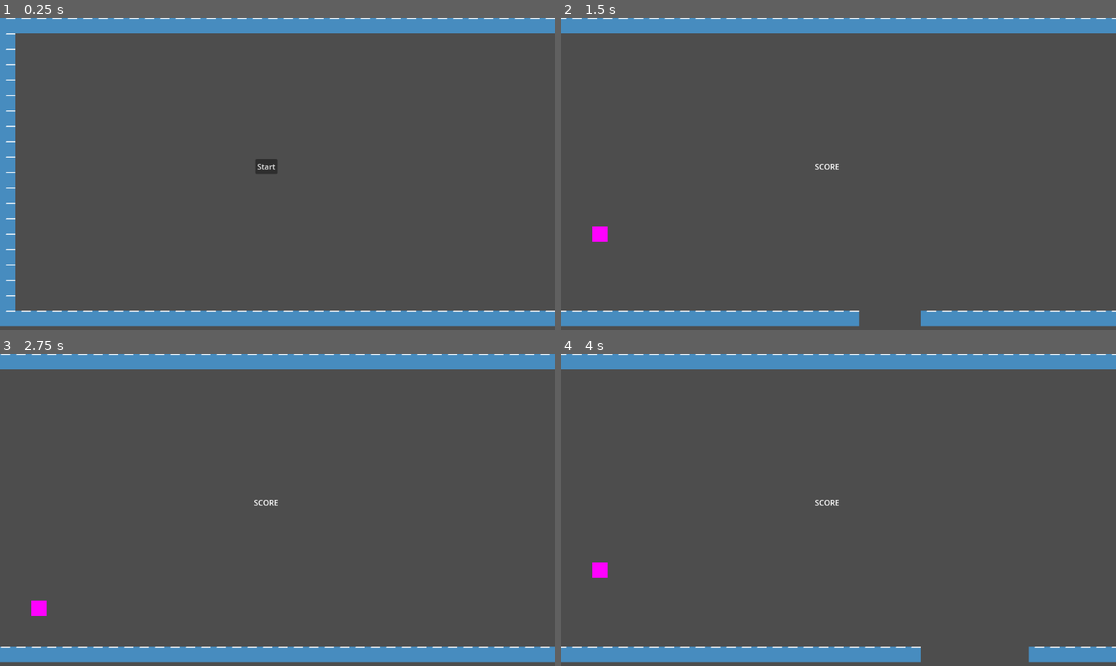
Above: before the commit, frames 1-4 (two rows, left to right).
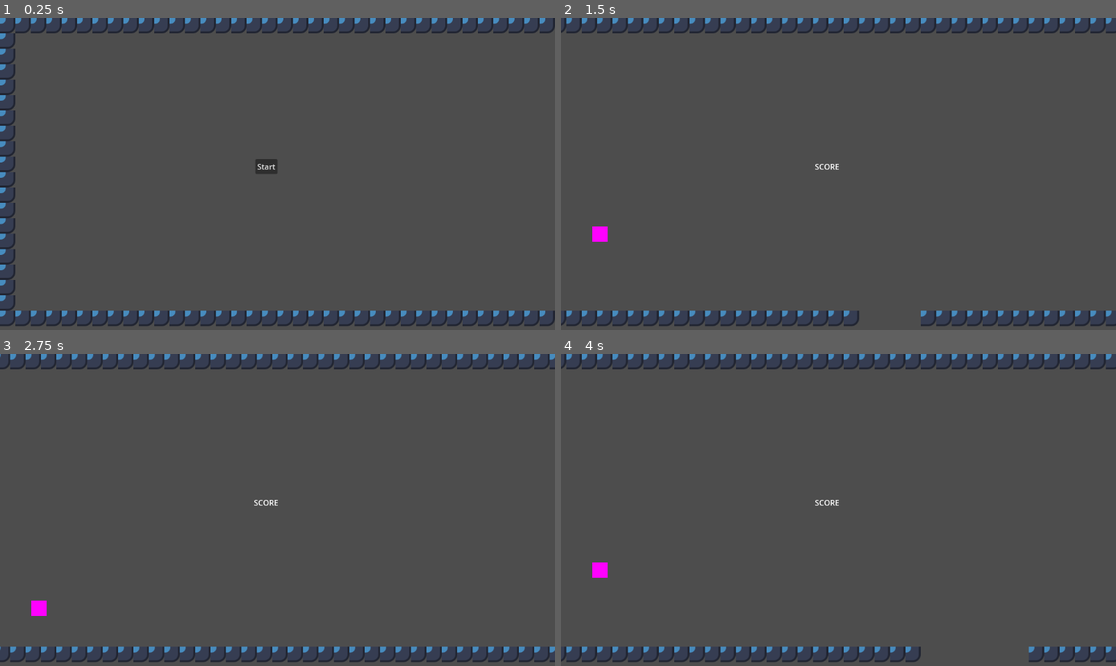
Above: after the commit, the same moments.

Repository: sweti-yeti/ethglobal-newyork-2023
Game: Godot game, scene res://main.tscn
The game is run twice, just before and just after one commit, with the same random seed, the same clock (stepped at 60 frames per second) and the same inputs. The engine's default icon, where the game draws it, is replaced by a stand-in: a white triangle on a blue panel in a dark square.
Inputs:
- Up to frame 1 (0.25 s): no input
- Up to frame 2 (1.5 s): click "Start" at 0.5 s; tap Enter (ui_accept) at 1.25 s
- Up to frame 3 (2.75 s): tap Enter (ui_accept) at 1.52, 2.27 s
- Up to frame 4 (4 s): tap Enter (ui_accept) at 3.77 s

The runs differ from the first frame. In frame 1, 11% of the frame differs, in the area x 0-100%, y 0-99%; in frame 2, 8.5%; in frame 3, 8.9%; in frame 4, 8.1%.

Commit message:
map loader work, docker image update

Diff:
--- a/game/client/map.gd
+++ b/game/client/map.gd
@@ -62,11 +62,16 @@
 	var tm:TileMap = $TileMap
 	var hexmap = JSON.parse_string(map_json)
 	print_debug(hexmap)
-	for row in hexmap:
-		for chunk in row:
-			print_debug(chunk.hex_decode())
-			for i in chunk.hex_decode():
+	for r in hexmap.size():
+		var row = hexmap[r]
+		for c in row.size():
+			var chunk = row[c]
+			var dec = chunk.hex_decode()
+			print_debug(dec)
+			for i in dec.size():
+				var byte = dec[i]
 				for k in range(8):
-					var bit = 1 << k
-					if i & bit > 0:
-						print_debug("there's a tile")
+					var bit = 1 << (7-k)
+					if byte & bit > 0:
+						var coords = Vector2i((c*32+i)*8+k, r)
+						tm.set_cell(0, coords, 0, Vector2i(3,3))
Not shown, changed: godot-build/Dockerfile
